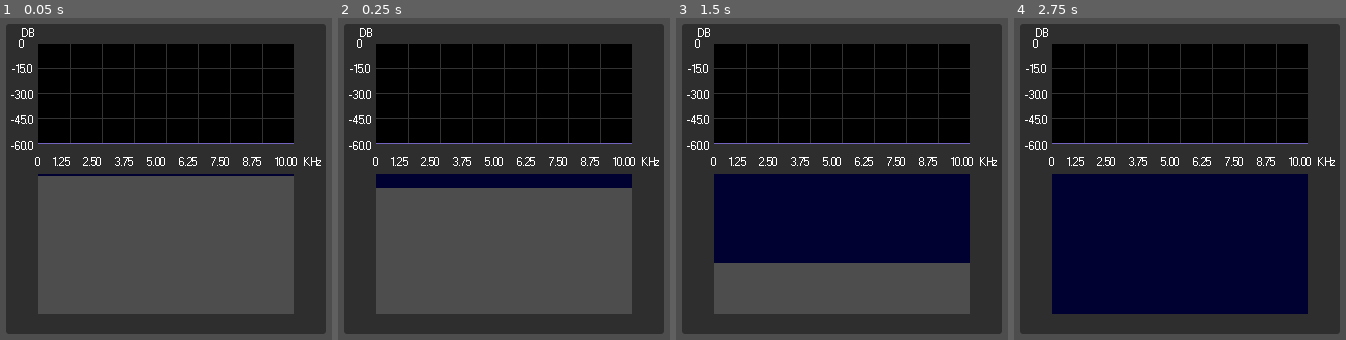
Above: before the commit, frames 1-4 (left to right).
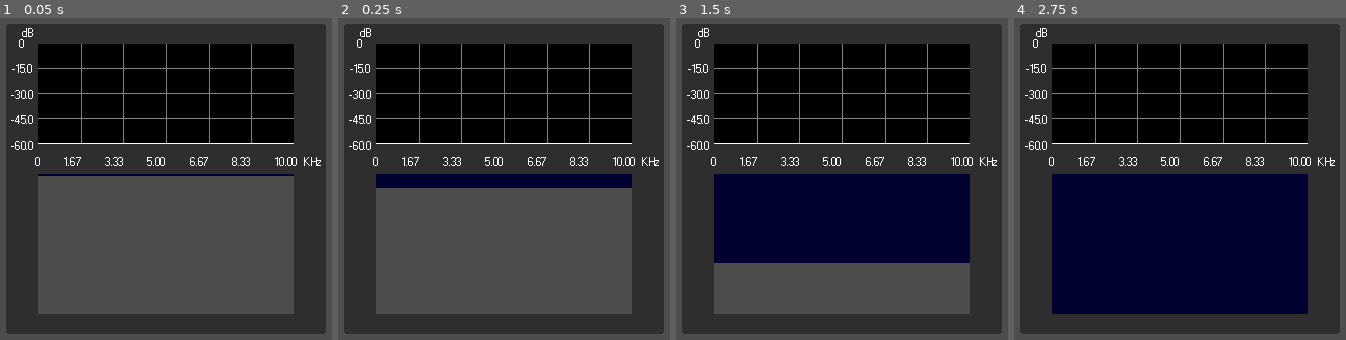
Above: after the commit, the same moments.

Repository: Nores33/Godot-Audio-FFT
Game: Godot game, scene res://Scenes/main.tscn
Same seed, same stepped clock (60 frames per second), same inputs: the game is played once before the commit and once after it.
Inputs:
- Up to frame 1 (0.05 s): no input
- Up to frame 2 (0.25 s): no input
- Up to frame 3 (1.5 s): no input
- Up to frame 4 (2.75 s): no input

The runs differ from the first frame. In frame 1, 2.5% of the frame differs, in the area x 6-89%, y 3-46%; in frame 2, 2.5%; in frame 3, 2.5%; in frame 4, 2.5%.

Commit message:
Updated FFT Shader
*Added the possibility to fill the graph under the values line with a custom color.
*Cleaned the code a little.

Diff:
--- a/Scenes/main.tscn
+++ b/Scenes/main.tscn
@@ -12,8 +12,11 @@
 shader_parameter/values = PackedFloat32Array()
 shader_parameter/line_color = Vector4(1, 1, 1, 1)
 shader_parameter/bg_color = Vector4(0, 0, 0, 1)
+shader_parameter/grid_lines_color = Vector4(0.5, 0.5, 0.5, 1)
+shader_parameter/fill_color = Vector4(0.2, 0.2, 0.2, 1)
 shader_parameter/vertical_grid_lines = 9
 shader_parameter/horizontal_grid_lines = 3
+shader_parameter/with_fill = true
 
 [sub_resource type="ViewportTexture" id="ViewportTexture_128hj"]
 viewport_path = NodePath("Panel/Waterfall Graph/WaterfallViewport")
@@ -26,10 +29,11 @@
 grow_horizontal = 2
 grow_vertical = 2
 script = ExtResource("1_3jwv1")
-Line_Color = Color(0.443137, 0.388235, 0.745098, 1)
+Grid_Lines_Color = Color(0.505882, 0.505882, 0.505882, 1)
+with_fill = true
+Fill_Color = Color(0.25098, 0, 0.94902, 1)
 X_Label = "KHz"
-X_ticks = 8
-Y_Label = "DB"
+X_ticks = 6
 Y_ticks = 4
 
 [node name="AudioStreamPlayer" type="AudioStreamPlayer" parent="."]
--- a/Scripts/Audio_FFT.gd
+++ b/Scripts/Audio_FFT.gd
@@ -11,19 +11,22 @@
 var values = []
 
 # FFT Graph
-@export var Line_Color : Color = Color.YELLOW
+@export var Line_Color : Color = Color.WHITE
 @export var BG_Color : Color = Color.BLACK
+@export var Grid_Lines_Color : Color = Color.WEB_GRAY
+@export var with_fill : bool = false
+@export var Fill_Color : Color = Color.DIM_GRAY
 
-@export var X_Label = ""
-@export var X_ticks = 1
-@export var Y_Label = ""
-@export var Y_ticks = 1
+@export var X_Label : String = "Hz"
+@export_range(1,10) var X_ticks : int = 1
+@export var Y_Label : String = "dB"
+@export_range(1,5) var Y_ticks : int = 1
 
-var X_min_value = 0
 var X_max_value : float = FREQ_MAX/1000.0
+var X_min_value : float = 0
 
+var Y_max_value : float = 0
 var Y_min_value : float = -MIN_DB
-var Y_max_value = 0
 
 func _ready():
 	$FFTTimer.start()
@@ -38,6 +41,9 @@
 
 	$"Panel/FFT Graph/FFT Display".get_material().set_shader_parameter("line_color", Line_Color)
 	$"Panel/FFT Graph/FFT Display".get_material().set_shader_parameter("bg_color", BG_Color)
+	$"Panel/FFT Graph/FFT Display".get_material().set_shader_parameter("grid_lines_color", Grid_Lines_Color)
+	$"Panel/FFT Graph/FFT Display".get_material().set_shader_parameter("fill_color", Fill_Color)
+	$"Panel/FFT Graph/FFT Display".get_material().set_shader_parameter("with_fill", with_fill)
 	$"Panel/FFT Graph/FFT Display".get_material().set_shader_parameter("vertical_grid_lines", X_ticks)
 	$"Panel/FFT Graph/FFT Display".get_material().set_shader_parameter("horizontal_grid_lines", Y_ticks)
 
--- a/Shaders/FFT.gdshader
+++ b/Shaders/FFT.gdshader
@@ -1,59 +1,66 @@
 shader_type canvas_item;
 
 #define SAMPLES 256
-#define TOLERANCE 0.5
+#define TOLERANCE 1.0
 
 uniform float values[SAMPLES];
 uniform vec4 line_color = vec4(1.0,1.0,1.0,1.0);
 uniform vec4 bg_color = vec4(0.0,0.0,0.0,1.0);
+uniform vec4 grid_lines_color = vec4(0.5,0.5,0.5,1.0);
+uniform vec4 fill_color = vec4(0.2,0.2,0.2,1.0);
 
 uniform int vertical_grid_lines = 9;
 uniform int horizontal_grid_lines = 3;
+uniform bool with_fill = true;
 
 vec4 Draw_Grid(float x, float y){
-	float line_ratio = 0.04;
 	float cell_width = float(SAMPLES)/float(vertical_grid_lines);
 	float cell_height = 100.0/float(horizontal_grid_lines);
 	for(int i=1; i<vertical_grid_lines; i++){
 		float x_pos = float(i)*cell_width;
-		if(x > x_pos && x < x_pos+line_ratio*cell_width){
-			return vec4(0.2,0.2,0.2,1.0);
+		if(x > x_pos && x < x_pos+TOLERANCE){
+			return grid_lines_color;
 		}
 	}
 	for(int i=1; i<horizontal_grid_lines; i++){
 		float y_pos = float(i)*cell_height;
-		if(y > y_pos && y < y_pos+line_ratio*cell_width){
-			return vec4(0.2,0.2,0.2,1.0);
+		if(y > y_pos && y < y_pos+TOLERANCE){
+			return grid_lines_color;
 		}
 	}
-	return bg_color; //return black
+	return bg_color; //return background color
 }
 
-vec4 Draw_FFT(float x, float y){
+vec4 Draw_FFT_Fill(float x, float y){
 	if(x < float(SAMPLES)){
 		float end_line = values[int(x)];
 		if(y < end_line){
-			return line_color; //return purple
+			return (Draw_Grid(x,y)/2.0)+(fill_color/2.0); //return fill color
 		}
 	}
-	return bg_color; //return black
+	return Draw_Grid(x,y); //return grid
 }
 
 vec4 Draw_FFT_Lines(float x, float y){
     if(x < float(SAMPLES)){
         float start_line = values[int(x)];
         float end_line = values[int(x)+1];
-        if((y < start_line && y > end_line)||(y > start_line && y < end_line)||(y > values[int(x)] && y < values[int(x)]+2.0*TOLERANCE)){
-            return line_color; //return purple
+        if((y < start_line && y > end_line)||(y > start_line && y < end_line)||(y > values[int(x)] && y < values[int(x)]+TOLERANCE)){
+            return line_color; //return line color
         }
     }
-    return Draw_Grid(x,y); //return grid
+	if(with_fill){
+		return Draw_FFT_Fill(x,y); //return translucent fill
+	}
+	else{
+		return Draw_Grid(x,y); //return grid
+	}
 }
 
 vec4 Draw_FFT_Points(float x, float y){
     if(x < float(SAMPLES)){
         float value = values[int(x)];
-        if(y > value && y < value+2.0*TOLERANCE){
+        if(y > value && y < value+TOLERANCE){
             return line_color; //return purple
         }
     }
--- a/project.godot
+++ b/project.godot
@@ -27,4 +27,3 @@
 [rendering]
 
 textures/canvas_textures/default_texture_filter=0
-renderer/rendering_method="gl_compatibility"
